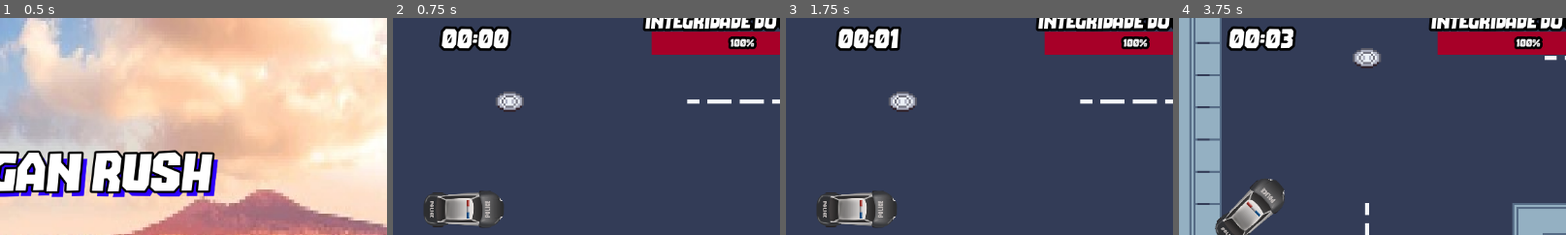
Above: before the commit, frames 1-4 (left to right).
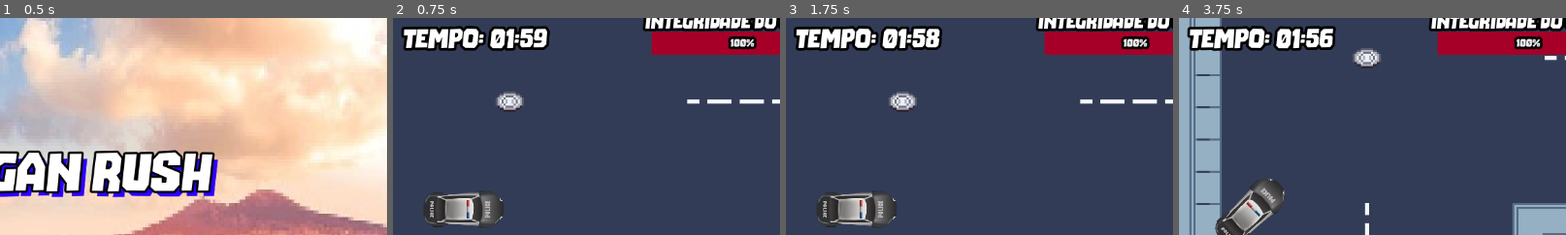
Above: after the commit, the same moments.

Repository: pedroHPlins/Organ_Rush
Game: Godot game, scene res://MainMenu.tscn
The game is run twice, just before and just after one commit, with the same random seed, the same clock (stepped at 60 frames per second) and the same inputs. The engine's default icon, where the game draws it, is replaced by a stand-in: a white triangle on a blue panel in a dark square.
Inputs:
- Up to frame 1 (0.5 s): no input
- Up to frame 2 (0.75 s): click "PLAY" at 0.5 s
- Up to frame 3 (1.75 s): tap Enter (ui_accept) at 1.25, 1.52 s; hold Right (steer_right) from 1.28 s (still down); hold Shift (drift) from 1.28 s (still down)
- Up to frame 4 (3.75 s): tap Enter (ui_accept) at 2, 2.27 s; release Right (steer_right) at 2.03 s; release Shift (drift) at 2.03 s; hold Down (brake) 2.03-2.78 s; tap Shift (drift) at 2.1, 3.6 s; hold Right (steer_right) 2.78-3.53 s; hold Shift (drift) 2.78-3.53 s; hold Up (accelerate) from 3.53 s (still down)
The pictures show only the part of the screen within x 41-91%, y 6-56%; the shares and areas given below are measured in that part.

Frame 1 is identical in both runs. In frame 2, 3.4% of the frame differs, in the area x 2-41%, y 3-16%; in frame 3, 3.3%; in frame 4, 3.5%.

Commit message:
Efeitos sonoros e Musica

Diff:
--- a/MainMenu.gd
+++ b/MainMenu.gd
@@ -5,7 +5,6 @@
 	print("Botão Jogar pressionado! Iniciando o jogo...")
 
 	# Troca para a cena principal do jogo.
-	# !!! SUBSTITUA "res://path/to/your_main_game_scene.tscn" PELO CAMINHO REAL DA SUA CENA PRINCIPAL !!!
 	var error_code = get_tree().change_scene_to_file("res://Main.tscn")
 
 	# Verificação de erro (opcional, mas bom para depuração)
--- a/MainMenu.tscn
+++ b/MainMenu.tscn
@@ -1,8 +1,9 @@
-[gd_scene load_steps=4 format=3 uid="uid://dokrs5xuelldh"]
+[gd_scene load_steps=5 format=3 uid="uid://dokrs5xuelldh"]
 
 [ext_resource type="Texture2D" uid="uid://debj5np1phhvw" path="res://assets/background/bg_menu.jpg" id="1_6y4re"]
-[ext_resource type="Script" path="res://MainMenu.gd" id="1_jjnjv"]
+[ext_resource type="Script" uid="uid://b0k787geuon71" path="res://MainMenu.gd" id="1_jjnjv"]
 [ext_resource type="FontFile" uid="uid://d46203mqjs4f" path="res://assets/fonts/The Bomb Sound Italic.otf" id="2_foe57"]
+[ext_resource type="AudioStream" uid="uid://bwpdlfdfp8o1r" path="res://assets/811473__cvltiv8r__guitar-mute-pluck-riff-122bpm.wav" id="4_menu_music"]
 
 [node name="MainMenu" type="Control"]
 layout_mode = 3
@@ -12,6 +13,11 @@
 grow_horizontal = 2
 grow_vertical = 2
 script = ExtResource("1_jjnjv")
+
+[node name="MenuMusic" type="AudioStreamPlayer" parent="."]
+stream = ExtResource("4_menu_music")
+volume_db = -10.0
+autoplay = true
 
 [node name="TextureRect" type="TextureRect" parent="."]
 layout_mode = 1
--- a/Player.gd
+++ b/Player.gd
@@ -1,6 +1,7 @@
 extends CharacterBody2D
 # Iniciar a HUD
 @onready var hud = get_tree().get_nodes_in_group("hud")[0]
+@onready var engine_sound = $EngineSound
 
 # Configurações de movimento
 @export var max_speed = 540
@@ -19,6 +20,7 @@
 
 var speed = 0
 var drift = false
+var engine_playing = false
 
 
 func _physics_process(delta):
@@ -39,6 +41,9 @@
 	move_and_slide()
 	velocity = velocity
 
+	# Controlar som do motor baseado no movimento
+	control_engine_sound()
+
 	# Atualiza Velocimetro HUD
 	if hud:
 		var speed = velocity.length()
@@ -52,6 +57,28 @@
 	# Efeito de derrapagem
 	if drift and abs(input.x) > 0.1 and speed > 100:
 		emit_drift_particles()
+
+func control_engine_sound():
+	# Toca o som do motor quando o carro está se movendo
+	var current_speed = abs(speed)
+
+	if current_speed > 50 and not engine_playing:
+		# Inicia o som do motor
+		if engine_sound:
+			engine_sound.play()
+			engine_playing = true
+			print("Motor ligado!")
+	elif current_speed <= 50 and engine_playing:
+		# Para o som do motor
+		if engine_sound:
+			engine_sound.stop()
+			engine_playing = false
+			print("Motor desligado!")
+
+	# Ajusta o volume baseado na velocidade (opcional)
+	if engine_playing and engine_sound:
+		var volume_factor = clamp(current_speed / max_speed, 0.3, 1.0)
+		engine_sound.volume_db = -20.0 + (volume_factor * 15.0)  # Volume entre -20db e -5db
 
 func handle_collision_damage(delta):
 		# Atualiza temporizador de cooldown
--- a/Player.tscn
+++ b/Player.tscn
@@ -1,7 +1,8 @@
-[gd_scene load_steps=4 format=3 uid="uid://c0ycsxtpvq4j1"]
+[gd_scene load_steps=5 format=3 uid="uid://c0ycsxtpvq4j1"]
 
 [ext_resource type="Script" uid="uid://ccnmiua3axe6s" path="res://Player.gd" id="1"]
 [ext_resource type="Texture2D" uid="uid://cgtql4heamlct" path="res://assets/Sprites/Police.png" id="2"]
+[ext_resource type="AudioStream" uid="uid://crouil82dc8mu" path="res://assets/147242__qubodup__car-engine-loop.wav" id="3_engine_sound"]
 
 [sub_resource type="RectangleShape2D" id="1"]
 size = Vector2(46.0002, 100.375)
@@ -10,6 +11,10 @@
 z_index = 1
 scale = Vector2(0.75, 0.75)
 script = ExtResource("1")
+
+[node name="EngineSound" type="AudioStreamPlayer2D" parent="."]
+stream = ExtResource("3_engine_sound")
+volume_db = -10.0
 
 [node name="Sprite2D" type="Sprite2D" parent="."]
 position = Vector2(0, 1)
--- a/hud.gd
+++ b/hud.gd
@@ -4,10 +4,14 @@
 @onready var speed_label = $SpeedLabel
 @onready var timer_label = $TimerLabel
 @onready var organ_integrity = $OrganIntegrity
+@onready var alarm_sound = $AlarmSound
 
 # Variáveis de controle
 var elapsed_time = 0.0
 var is_timer_active = false
+var alarm_threshold = 30.0  # Alarme toca quando restam 30 segundos
+var delivery_time_limit = 120.0  # Limite de tempo para entrega (2 minutos)
+var alarm_playing = false
 
 func _ready():
 	# Inicializa o HUD
@@ -29,6 +33,14 @@
 		elapsed_time += delta
 		update_timer(elapsed_time)
 
+		# Verifica se deve tocar o alarme
+		var remaining_time = delivery_time_limit - elapsed_time
+		if remaining_time <= alarm_threshold and remaining_time > 0 and not alarm_playing:
+			play_alarm()
+		elif remaining_time <= 0:
+			stop_alarm()
+			# Aqui você pode adicionar lógica para quando o tempo acabar
+
 # Atualiza o velocímetro
 func update_speed(speed):
 	speed_label.text = "Velocidade: %.1f km/h" % speed
@@ -36,9 +48,13 @@
 
 # Atualiza o timer
 func update_timer(time):
-	var minutes = int(time / 60)
-	var seconds = int(time) % 60
-	timer_label.text = "%02d:%02d" % [minutes, seconds]
+	var remaining_time = delivery_time_limit - time
+	if remaining_time < 0:
+		remaining_time = 0
+
+	var minutes = int(remaining_time / 60)
+	var seconds = int(remaining_time) % 60
+	timer_label.text = "Tempo: %02d:%02d" % [minutes, seconds]
 
 # Atualiza a integridade do órgão
 func update_organ_integrity(value):
@@ -53,6 +69,20 @@
 # Para o timer
 func stop_timer():
 	is_timer_active = false
+	stop_alarm()
+
+# Toca o som de alarme
+func play_alarm():
+	if alarm_sound and not alarm_playing:
+		alarm_sound.play()
+		alarm_playing = true
+		print("Alarme ativado! Tempo restante crítico!")
+
+# Para o som de alarme
+func stop_alarm():
+	if alarm_sound and alarm_playing:
+		alarm_sound.stop()
+		alarm_playing = false
 
 # Reduz a integridade do órgão (chamado quando houver colisão)
 func damage_organ(amount):
--- a/hud.tscn
+++ b/hud.tscn
@@ -1,13 +1,18 @@
-[gd_scene load_steps=4 format=3 uid="uid://bi2yfg7oyr26h"]
+[gd_scene load_steps=5 format=3 uid="uid://bi2yfg7oyr26h"]
 
 [ext_resource type="Script" uid="uid://ci3pmipwbaafj" path="res://hud.gd" id="1_64ctp"]
 [ext_resource type="FontFile" uid="uid://d46203mqjs4f" path="res://assets/fonts/The Bomb Sound Italic.otf" id="2_8sq4i"]
+[ext_resource type="AudioStream" uid="uid://dlfwqf38wtpbj" path="res://assets/467882__samsterbirdies__beep-warning.ogg" id="3_alarm_sound"]
 
 [sub_resource type="StyleBoxFlat" id="StyleBoxFlat_64ctp"]
 bg_color = Color(0.652506, 0, 0.157565, 1)
 
 [node name="HUD" type="CanvasLayer"]
 script = ExtResource("1_64ctp")
+
+[node name="AlarmSound" type="AudioStreamPlayer" parent="."]
+stream = ExtResource("3_alarm_sound")
+volume_db = -5.0
 
 [node name="OrganIntegrity" type="ProgressBar" parent="."]
 layout_direction = 2
Not shown: 1 places in Main.tscn that only renumber resources
Not shown: 1 places in MainMenu.tscn that only renumber resources
Not shown, added: assets/147242__qubodup__car-engine-loop.wav.import
Not shown, added: assets/467882__samsterbirdies__beep-warning.ogg.import
Not shown, added: assets/811473__cvltiv8r__guitar-mute-pluck-riff-122bpm.wav.import
Not shown, added: assets/147242__qubodup__car-engine-loop.wav
Not shown, added: assets/467882__samsterbirdies__beep-warning.ogg
Not shown, added: assets/811473__cvltiv8r__guitar-mute-pluck-riff-122bpm.wav
